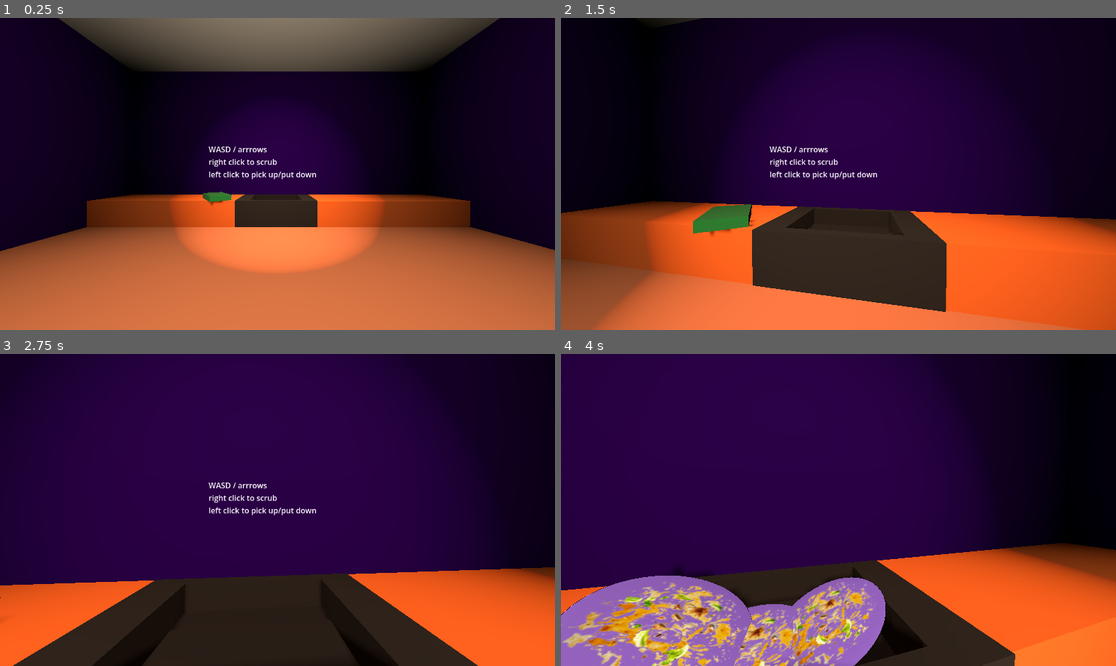
Above: before the commit, frames 1-4 (two rows, left to right).
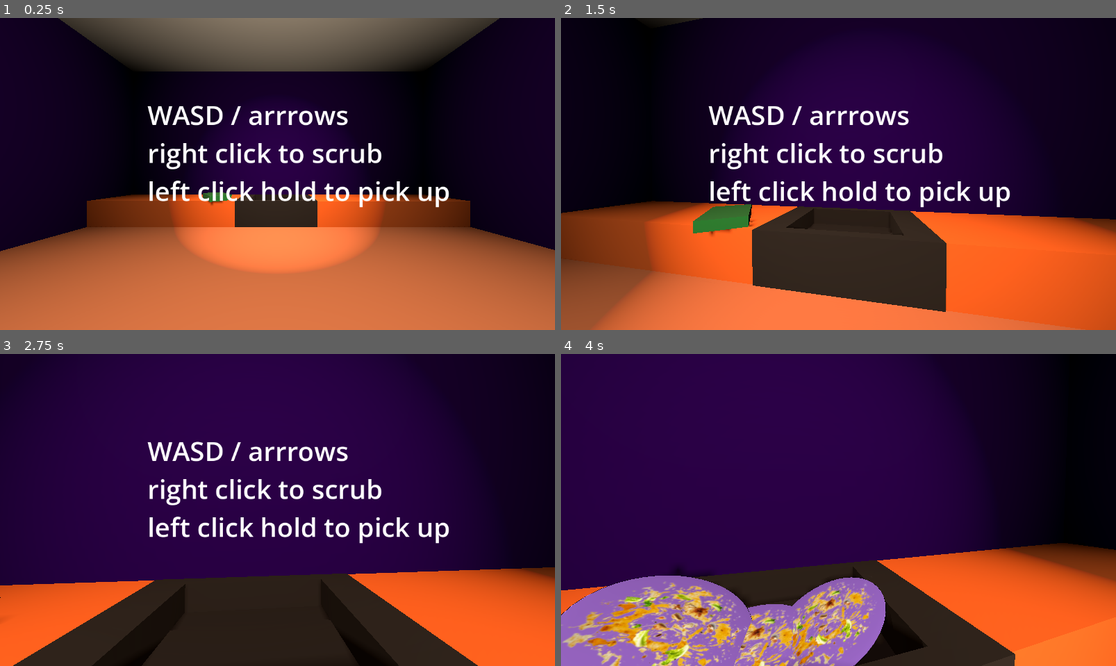
Above: after the commit, the same moments.

Repository: AKM372/STAR-Scholars-Project-2026
Game: Godot game, scene res://world.tscn
The game is run twice, just before and just after one commit, with the same random seed, the same clock (stepped at 60 frames per second) and the same inputs. Sound files missing from this copy of the repository are replaced by a short silence.
Inputs (mouse positions are in pixels of both pictures, inside the frame that each line leads up to):
- Up to frame 1 (0.25 s): no input
- Up to frame 2 (1.5 s): tap Enter at 0.5, 1.25 s; move the mouse to (866, 174) at 0.52 s; press the mouse at (866, 174) at 0.53 s; hold Up (forward) from 0.53 s (still down); move the mouse to (810, 174) at 1.27 s; release the mouse at (810, 174) at 1.28 s; right-click (810, 174) at 1.35 s
- Up to frame 3 (2.75 s): keep holding Up (forward); tap Enter at 2 s; move the mouse to (288, 503) at 2.02 s; hold T (testing) from 2.03 s (still down)
- Up to frame 4 (4 s): keep holding Up (forward); tap Enter at 2.75 s; move the mouse to (832, 516) at 2.77 s; release T (testing) at 2.78 s; click (832, 516) at 2.85 s; move the mouse to (877, 513) at 3.52 s; hold Right mouse button (scrub) from 3.53 s (still down)

The runs differ from the first frame. In frame 1, 3.6% of the frame differs, in the area x 26-81%, y 28-61%; in frame 2, 3.6%; in frame 3, 3.6%; in frame 4, nothing differs.

Commit message:
door dissapear
I noticed that the door, which is supposed to disappear and reappear when the player CANT see it, was reappearing and disappearing when the player was looking at it. this made the players believe that the door was more important than it is. i want the door to be unnoticable, but then disappear at some point, if the player is still playing, so i deleted the code for the door and replaced it with a simple 5 minute timer--then the door will disappear

Diff:
--- a/world.tscn
+++ b/world.tscn
@@ -45,6 +45,10 @@
 
 [sub_resource type="BoxShape3D" id="BoxShape3D_ioo17"]
 
+[sub_resource type="LabelSettings" id="LabelSettings_i3pqv"]
+paragraph_spacing = -0.955
+font_size = 55
+
 [sub_resource type="ShaderMaterial" id="ShaderMaterial_hh1c6"]
 shader = ExtResource("6_ioo17")
 shader_parameter/intensity = 0.0
@@ -230,13 +234,18 @@
 [node name="CanvasLayer" type="CanvasLayer" parent="." unique_id=154761196]
 
 [node name="Instructions" type="Label" parent="CanvasLayer" unique_id=1023766442]
-offset_left = 433.0
-offset_top = 261.0
-offset_right = 658.0
-offset_bottom = 336.0
+anchors_preset = 2
+anchor_top = 1.0
+anchor_bottom = 1.0
+offset_left = 306.0
+offset_top = -485.0
+offset_right = 995.0
+offset_bottom = -111.0
+grow_vertical = 0
 text = "WASD / arrrows
 right click to scrub
-left click to pick up/put down"
+left click hold to pick up"
+label_settings = SubResource("LabelSettings_i3pqv")
 
 [node name="GlitchScreen" type="ColorRect" parent="CanvasLayer" unique_id=1601733920]
 material = SubResource("ShaderMaterial_hh1c6")
